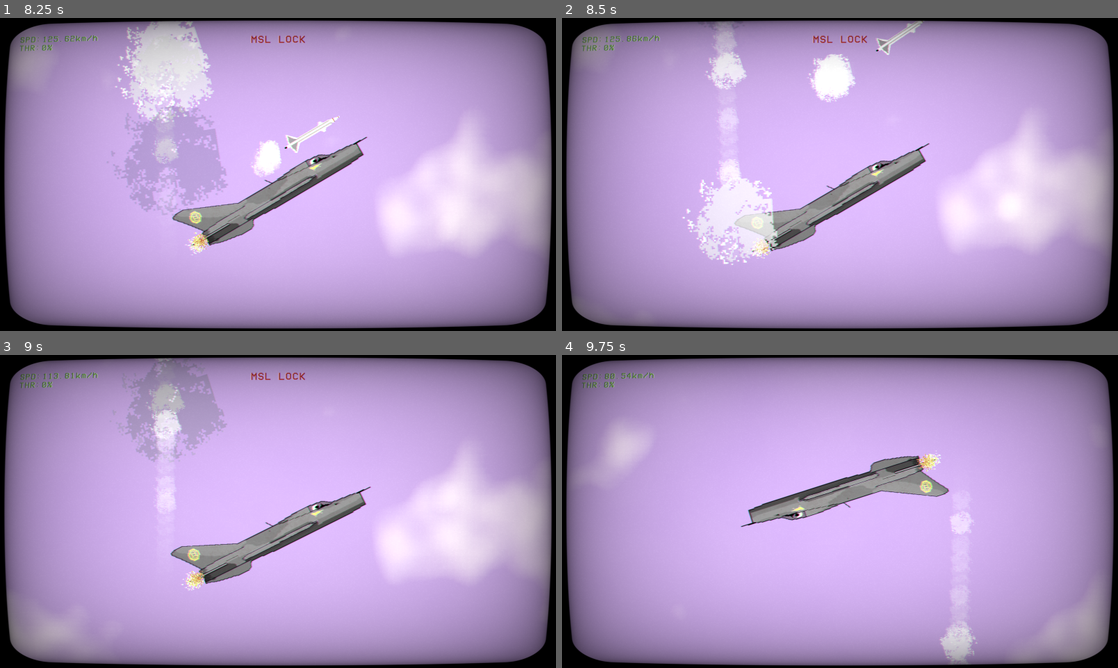
Above: before the commit, frames 1-4 (two rows, left to right).
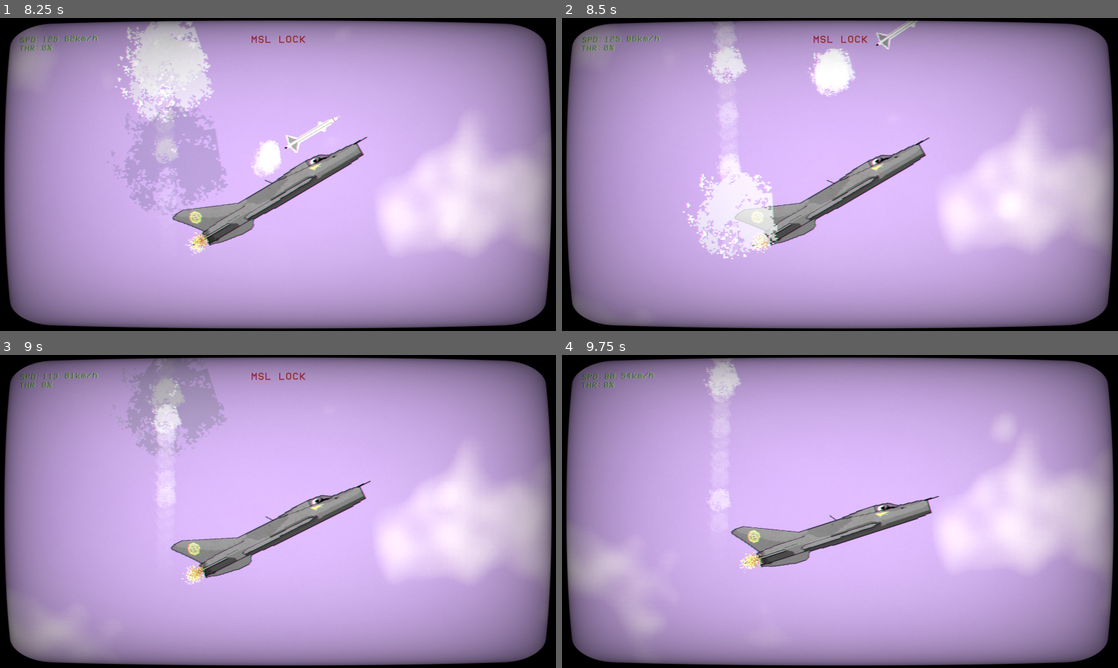
Above: after the commit, the same moments.

Repository: tm-sm/Igne-Caelum
Game: Godot game, scene res://testing2.tscn
Same seed, same stepped clock (60 frames per second), same inputs: the game is played once before the commit and once after it.
Inputs (mouse positions are in pixels of both pictures, inside the frame that each line leads up to):
- Up to frame 1 (8.25 s): move the mouse to (400, 158) at 0.52 s; hold A (pitch_up) 0.53-1.28 s; hold Mouse wheel up (zoom_in) 0.53-1.28 s; move the mouse to (166, 190) at 1.27 s; hold Q (brake) 1.28-2.03 s; tap C (change_camera_type) at 1.35, 7.35 s; tap Mouse wheel up (zoom_in) at 1.55, 2.3, 3.05, 3.8, 4.55, 6.05, 7.55 s; move the mouse to (333, 105) at 2.02 s; hold Space (fire_weapon) 2.03-2.78 s; hold A (pitch_up) 2.03-3.53 s; move the mouse to (250, 237) at 2.77 s; tap X (switch_target) at 2.85 s; move the mouse to (444, 221) at 3.52 s; hold Up (weapon_selection_1) 3.53-4.28 s; hold Q (brake) 3.53-5.78 s; move the mouse to (111, 127) at 4.27 s; tap Right (weapon_selection_2) at 4.35 s; move the mouse to (305, 174) at 5.02 s; hold Mouse wheel up (zoom_in) 5.03-5.78 s; move the mouse to (194, 96) at 5.77 s; hold A (pitch_up) 5.78-8.03 s; tap Mouse wheel down (zoom_out) at 5.85 s; move the mouse to (400, 158) at 6.52 s; hold Mouse wheel up (zoom_in) 6.53-7.28 s; move the mouse to (166, 190) at 7.27 s; move the mouse to (333, 105) at 8.02 s; hold Q (brake) from 8.03 s (still down); hold Space (fire_weapon) from 8.03 s (still down)
- Up to frame 2 (8.5 s): keep holding Q (brake); keep holding Space (fire_weapon); tap Mouse wheel up (zoom_in) at 8.3 s
- Up to frame 3 (9 s): keep holding Q (brake); move the mouse to (250, 574) at 8.77 s; release Space (fire_weapon) at 8.78 s; tap X (switch_target) at 8.85 s
- Up to frame 4 (9.75 s): tap Mouse wheel up (zoom_in) at 9.05 s; move the mouse to (1006, 558) at 9.52 s; release Q (brake) at 9.53 s; hold A (pitch_up) from 9.53 s (still down); hold Up (weapon_selection_1) from 9.53 s (still down)

Frame 1 is identical in both runs. In frame 2, 4.9% of the frame differs, in the area x 21-67%, y 0-79%; in frame 3, 4.0%; in frame 4, 19%, in the area x 1-99%, y 1-99%.

Commit message:
fixed minor camera bug

Diff:
--- a/entities/PlayerCamera.gd
+++ b/entities/PlayerCamera.gd
@@ -94,7 +94,8 @@
 
 func _input(event):
 	if event.is_action_pressed("zoom_in"):
-		zoom_multiplier -= 0.1
+		if zoom_multiplier > 0.2 :
+			zoom_multiplier -= 0.1
 	if event.is_action_pressed("zoom_out"):
 		zoom_multiplier += 0.1
 	if event.is_action_released("switch_target"):
